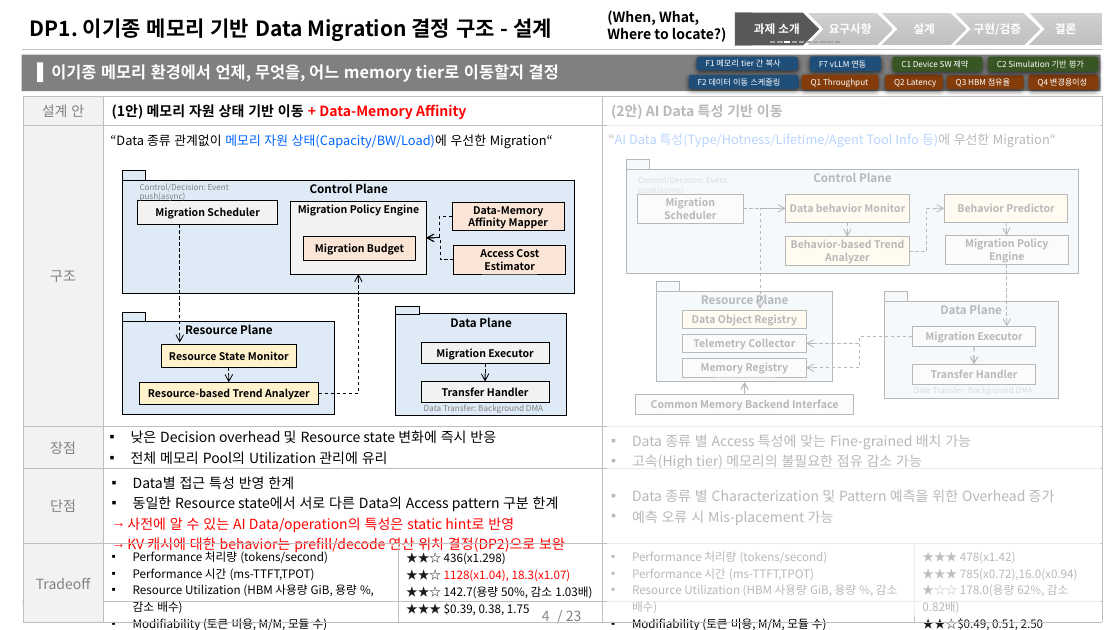
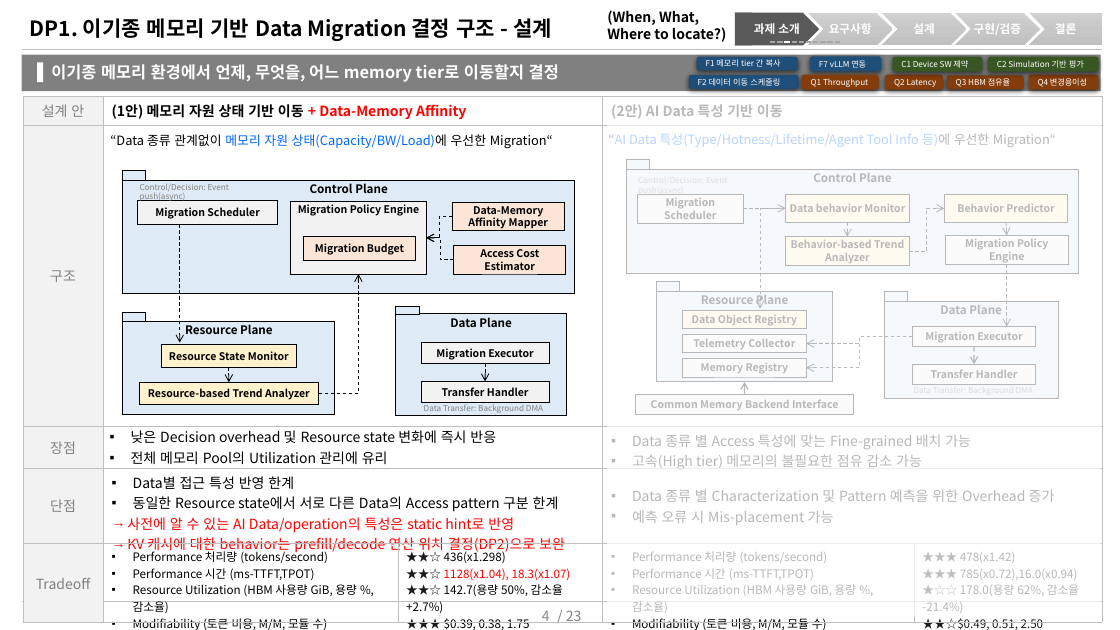
Before and after one commit to mkim0628/vllm, a slide deck: slide 4 of doc-mk/DP-overview-qa-unified.pptx. Drawn at 1120x630 pixels with LibreOffice and Linux fonts; fonts in the diff are those of the drawing. Boxes give left, top, right and bottom in pixels: in the first picture for what was removed or moved away, otherwise in the second. Text is boxed around its words. In the diff, an @@ line names an element or a change of style, - is before the commit and + after.

```diff
--- a/doc-mk/DP-overview-qa-unified.pptx
+++ b/doc-mk/DP-overview-qa-unified.pptx
@@ table at box(23, 96, 1103, 630) @@
-row 5: Tradeoff | Performance 처리량 (tokens/second) / Performance 시간 (ms-TTFT,TPOT) / Resource Utilization (HBM 사용량 GiB, 용량 %, 감소 배수) / Modifiability (토큰 비용, M/M, 모듈 수) | ★★☆ 436(x1.298) / ★★☆ 1128(x1.04), 18.3(x1.07) / ★★☆ 142.7(용량 50%, 감소 1.03배) / ★★★ $0.39, 0.38, 1.75 | Performance 처리량 (tokens/second) / Performance 시간 (ms-TTFT,TPOT) / Resource Utilization (HBM 사용량 GiB, 용량 %, 감소 배수) / Modifiability (토큰 비용, M/M, 모듈 수) | ★★★ 478(x1.42) / ★★★ 785(x0.72),16.0(x0.94) / ★☆☆ 178.0(용량 62%, 감소 0.82배) / ★★☆$0.49, 0.51, 2.50
+row 5: Tradeoff | Performance 처리량 (tokens/second) / Performance 시간 (ms-TTFT,TPOT) / Resource Utilization (HBM 사용량 GiB, 용량 %, 감소율) / Modifiability (토큰 비용, M/M, 모듈 수) | ★★☆ 436(x1.298) / ★★☆ 1128(x1.04), 18.3(x1.07) / ★★☆ 142.7(용량 50%, 감소율 +2.7%) / ★★★ $0.39, 0.38, 1.75 | Performance 처리량 (tokens/second) / Performance 시간 (ms-TTFT,TPOT) / Resource Utilization (HBM 사용량 GiB, 용량 %, 감소율) / Modifiability (토큰 비용, M/M, 모듈 수) | ★★★ 478(x1.42) / ★★★ 785(x0.72),16.0(x0.94) / ★☆☆ 178.0(용량 62%, 감소율 -21.4%) / ★★☆$0.49, 0.51, 2.50
```
Also in this commit, not shown: 11 other slides changed, 6 other files.
